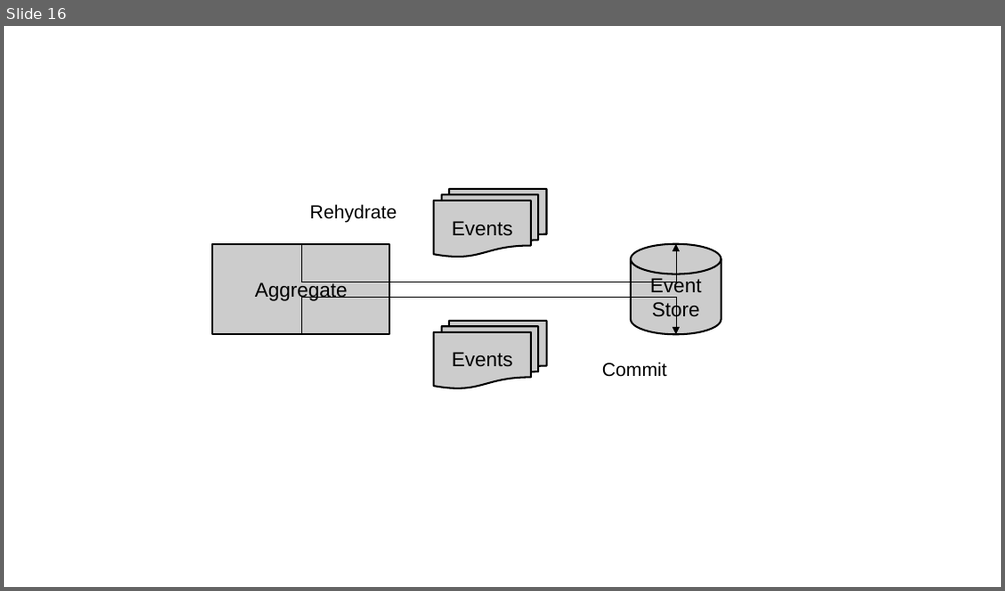
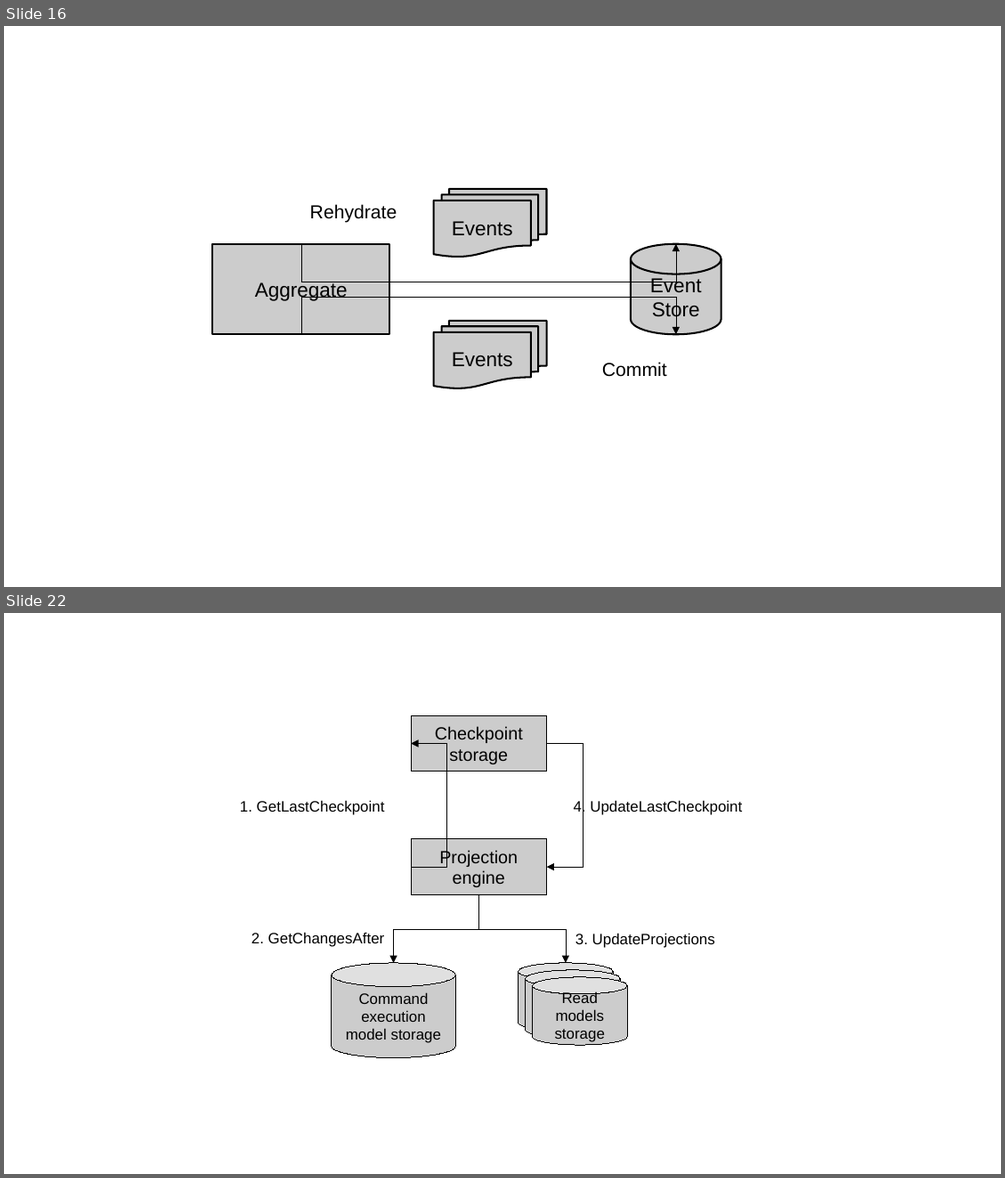
Before and after one commit to megakevin/end-point-blog, a slide deck: 2025/09/high-level-system-analysis-and-design-ddd-part-1/diagrams.odp. Shown one above the other, each under a label of ours: slide 16 before the commit, slides 16 and 22 after it; the slides between them are not shown. The pictures are 1005x591 and 1005x1178 pixels, drawn with LibreOffice and Linux fonts; fonts in the diff are those of the drawing. Boxes give left, top, right and bottom in pixels: in the first picture for what was removed or moved away, otherwise in the second. Text is boxed around its words. In the diff, an @@ line names an element or a change of style, - is before the commit and + after.

```diff
--- a/2025/09/high-level-system-analysis-and-design-ddd-part-1/diagrams.odp
+++ b/2025/09/high-level-system-analysis-and-design-ddd-part-1/diagrams.odp
@@ slide 22 added at (x1=4, y1=613, x2=1001, y2=1174), background #FFFFFF @@
@@ rectangle added at (x1=219, y1=704, x2=766, y2=1076), fill #FFFFFF, outline #FFFFFF 0 pt @@
@@ rectangle added at (x1=411, y1=716, x2=547, y2=771), fill #CCCCCC, outline #000000 0 pt, 14 pt, text #000000 @@
+Checkpoint storage
@@ elbow arrow added from (411, 868) to (411, 743), #000000 0 pt @@
@@ elbow arrow added from (547, 743) to (547, 868), #000000 0 pt @@
@@ text added at (x1=574, y1=799, x2=742, y2=815), 12 pt, text #000000 @@
+4. UpdateLastCheckpoint
@@ text added at (x1=240, y1=800, x2=385, y2=815), 12 pt, text #000000 @@
+1. GetLastCheckpoint
@@ rectangle added at (x1=411, y1=839, x2=547, y2=894), fill #CCCCCC, outline #000000 0 pt, 14 pt, text #000000 @@
+Projection engine
@@ elbow arrow added from (479, 894) to (394, 963), #000000 0 pt @@
@@ elbow arrow added from (479, 894) to (566, 963), #000000 0 pt @@
@@ text added at (x1=251, y1=932, x2=385, y2=947), 12 pt, text #000000 @@
+2. GetChangesAfter
@@ text added at (x1=575, y1=933, x2=715, y2=948), 12 pt, text #000000 @@
+3. UpdateProjections
@@ cylinder added at (x1=332, y1=963, x2=455, y2=1058), fill #CCCCCC, outline #000000 0 pt, 12 pt, text #000000 @@
+Command execution model storage
@@ cylinder added at (x1=518, y1=963, x2=613, y2=1031), fill #CCCCCC, outline #000000 0 pt @@
@@ cylinder added at (x1=525, y1=970, x2=620, y2=1038), fill #CCCCCC, outline #000000 0 pt, 12 pt, text #000000 @@
+Projections storage
@@ cylinder added at (x1=533, y1=978, x2=627, y2=1046), fill #CCCCCC, outline #000000 0 pt, 12 pt, text #000000 @@
+Read models storage
```
Also in this commit, not shown: 5 other slides added, 7 other files.
